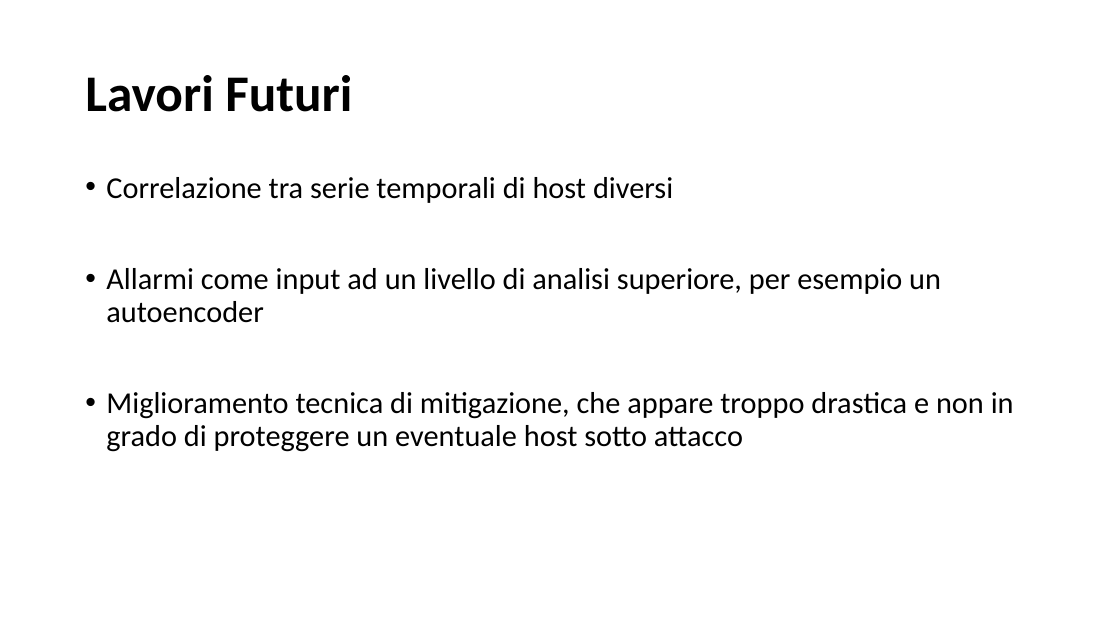
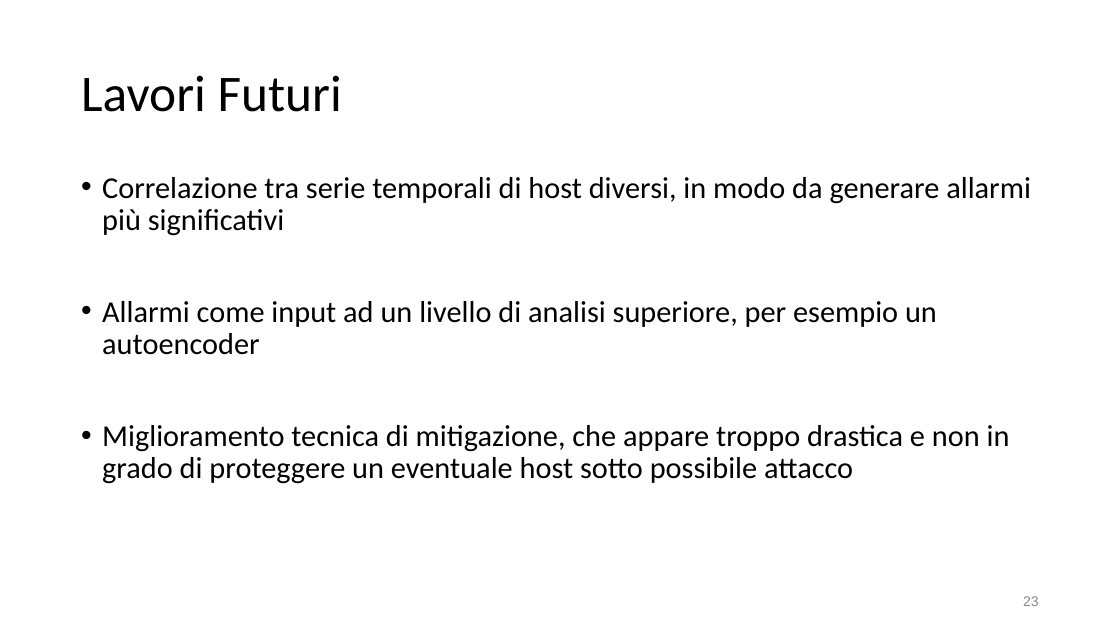
Before and after one commit to SalvatoreCostantino/Network-Time-Series-Analyzer, a slide deck: slide 23 of Tesi/slide tesi.pptx (slide 37 before the commit). Drawn at 1120x630 pixels with LibreOffice and Linux fonts; fonts in the diff are those of the drawing. Boxes give left, top, right and bottom in pixels: in the first picture for what was removed or moved away, otherwise in the second. Text is boxed around its words. In the diff, an @@ line names an element or a change of style, - is before the commit and + after.

```diff
--- a/Tesi/slide tesi.pptx
+++ b/Tesi/slide tesi.pptx
@@ title "Lavori Futuri" at (81,75,342,112): bold off @@
@@ text at (102,177,1031,236): text changed @@
-• Correlazione tra serie temporali di host diversi
+• Correlazione tra serie temporali di host diversi, in modo da generare allarmi più significativi
@@ text at (102,425,1010,484): text changed @@
-• Miglioramento tecnica di mitigazione, che appare troppo drastica e non in grado di proteggere un eventuale host sotto attacco
+• Miglioramento tecnica di mitigazione, che appare troppo drastica e non in grado di proteggere un eventuale host sotto possibile attacco
@@ page number added at (1023,596,1039,606), 12 pt, text #888888 @@
+23
```
Also in this commit, not shown: 18 other slides changed, 6 slides added, 19 slides removed, 9 other files.
